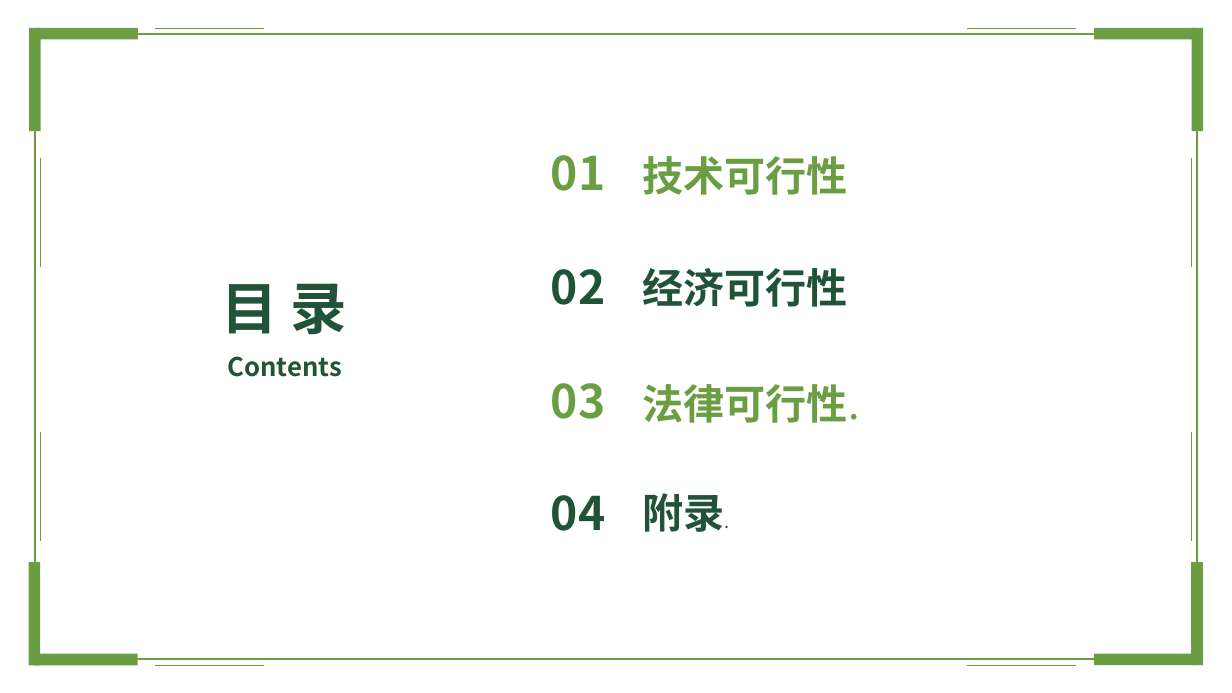
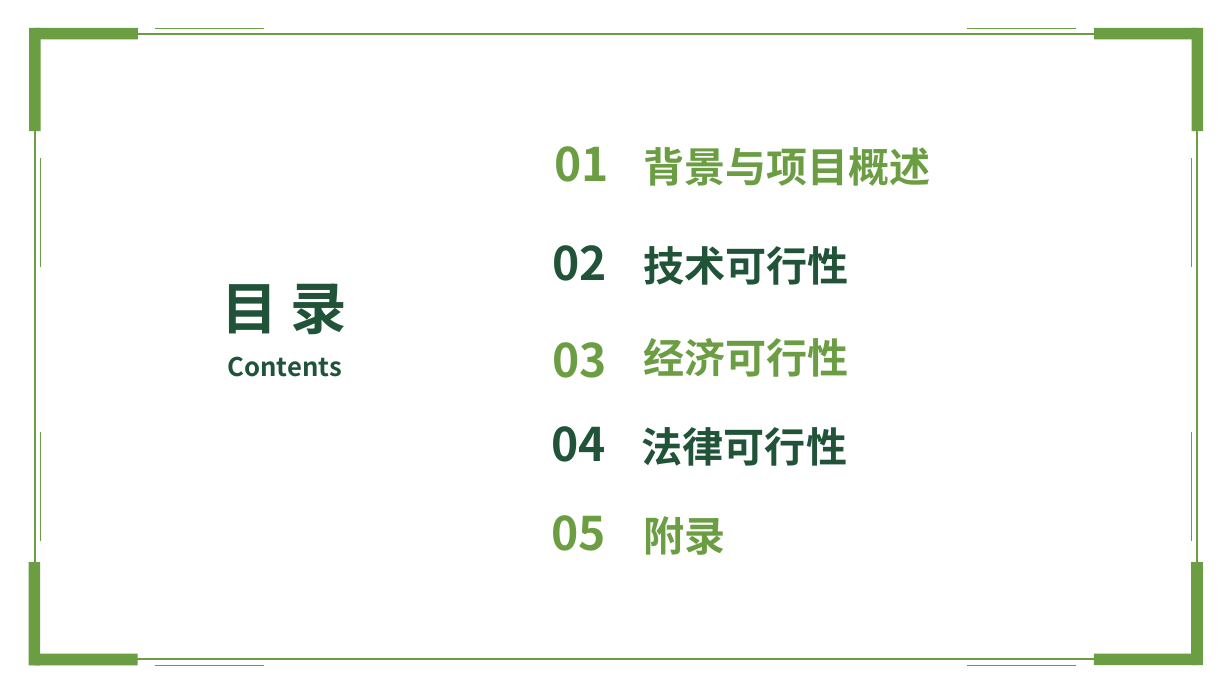
Before and after one commit to lzhokai/-, a slide deck: slide 2 of G13可行性分析报告ppt.pptx. Drawn at 1232x693 pixels with LibreOffice and Linux fonts; fonts in the diff are those of the drawing; background and template pictures are left out. Boxes give left, top, right and bottom in pixels: in the first picture for what was removed or moved away, otherwise in the second. Text is boxed around its words. In the diff, an @@ line names an element or a change of style, - is before the commit and + after.

```diff
--- a/G13可行性分析报告ppt.pptx
+++ b/G13可行性分析报告ppt.pptx
@@ text "01": place and size @@
-text "01" at (551,155,606,191)
+text "01" at (554,146,609,182)
@@ text added at (643,147,931,186), 32 pt, text #6B9D43, bold @@
+背景与项目概述
@@ text "02": place and size @@
-text "02" at (551,269,606,305)
+text "02" at (552,245,607,281)
@@ text "技术可行性": place and size @@
-text "技术可行性" at (643,156,848,195)
+text "技术可行性" at (643,246,848,285)
@@ text "技术可行性" at (643,246,848,285): text colour #6B9D43 to #205337 @@
@@ text "03": place and size @@
-text "03" at (551,383,606,419)
+text "03" at (552,342,607,378)
@@ text "经济可行性": place and size @@
-text "经济可行性" at (643,268,848,307)
+text "经济可行性" at (643,338,848,377)
@@ text "经济可行性" at (643,338,848,377): text colour #205337 to #6B9D43 @@
@@ text "04": place and size @@
-text "04" at (551,495,606,531)
+text "04" at (552,426,607,462)
@@ text at (642,427,847,466): text changed; text colour #6B9D43 to #205337 @@
-法律可行性.
+法律可行性
@@ text added at (551,515,606,551), 36 pt, text #6B9D43, bold @@
+05
@@ text at (643,516,725,555): text changed; text colour #205337 to #6B9D43 @@
-附录.
+附录
```
Also in this commit, not shown: 6 other slides changed, 2 slides added, 5 other files.
